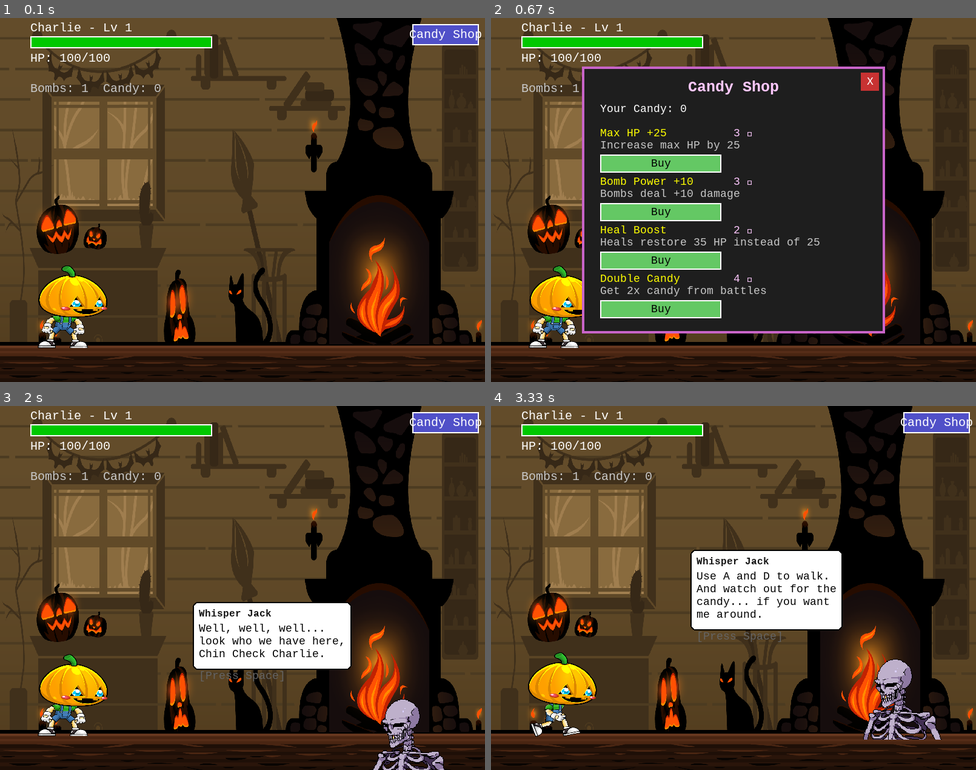
Above: before the commit, frames 1-4 (two rows, left to right).
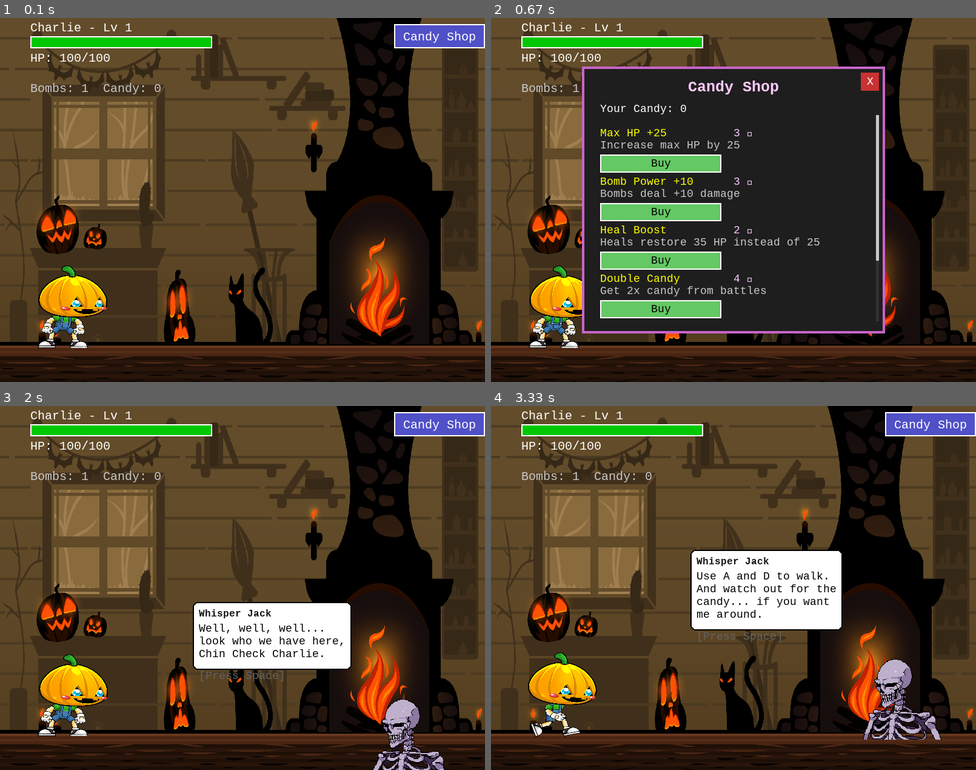
Above: after the commit, the same moments.

Repository: SapphireBloo/pygame-rpg
Game: pygame game, started from main.py
Same seed, same stepped clock (60 frames per second), same inputs: the game is played once before the commit and once after it.
Inputs:
- Up to frame 1 (0.1 s): no input
- Up to frame 2 (0.67 s): click "Candy Shop" at 0.38 s
- Up to frame 3 (2 s): click "Buy" at 0.88 s; click "X" at 1.22 s; hold D 1.5-1.97 s
- Up to frame 4 (3.33 s): hold D 2-2.47 s; hold A 2.5-3.03 s; tap Space at 2.57, 2.87, 3.13 s; hold A from 3.07 s (still down)

The runs differ from the first frame. In frame 1, 0.7% of the frame differs, in the area x 81-100%, y 1-9%; in frame 2, 0.2%; in frame 3, 0.7%; in frame 4, 0.7%.

Commit message:
Modal updates/UI cleaning.

Diff:
--- a/core/candy_shop_modal.py
+++ b/core/candy_shop_modal.py
@@ -1,4 +1,5 @@
 import pygame
+
 
 class CandyShopModal:
     def __init__(self, screen, player):
@@ -8,6 +9,7 @@
         self.title_font = pygame.font.SysFont("consolas", 28, bold=True)
         self.visible = False
         self.scroll_offset = 0
+        self.scroll_target_offset = 0
         self.scroll_speed = 20
         self.modal_rect = pygame.Rect(150, 80, 500, 440)
         self.close_button = pygame.Rect(self.modal_rect.right - 40, self.modal_rect.top + 10, 30, 30)
@@ -43,7 +45,7 @@
                 key = opt["key"]
                 owned = self.player.upgrades.get(key, False)
                 if owned:
-                    continue  # Skip owned upgrades
+                    continue
 
                 y = self.modal_rect.top + 100 + idx * 80 - self.scroll_offset
                 buy_button = pygame.Rect(self.modal_rect.left + 30, y + 45, 200, 30)
@@ -67,8 +69,9 @@
                     break
 
         elif event.type == pygame.MOUSEWHEEL:
-            self.scroll_offset -= event.y * self.scroll_speed
-            self.scroll_offset = max(0, min(self.scroll_offset, max(0, len(self.options) * 80 - 300)))
+            self.scroll_target_offset -= event.y * self.scroll_speed
+            max_scroll = max(0, len(self.options) * 80 - 300)
+            self.scroll_target_offset = max(0, min(self.scroll_target_offset, max_scroll))
 
     def try_purchase(self, opt):
         key = opt["key"]
@@ -77,10 +80,21 @@
             self.player.candy -= cost
             self.player.upgrades[key] = True
 
-            # Apply instant effects
             if key == "max_hp_plus_25":
                 self.player.max_hp += 25
                 self.player.hp += 25
+
+    def update(self):
+        if not self.visible:
+            return
+
+        # Smooth scroll towards target offset
+        diff = self.scroll_target_offset - self.scroll_offset
+        self.scroll_offset += diff * 0.2
+
+        # Clamp scroll offset
+        max_scroll = max(0, len(self.options) * 80 - 300)
+        self.scroll_offset = max(0, min(self.scroll_offset, max_scroll))
 
     def draw(self):
         if not self.visible:
@@ -107,37 +121,50 @@
         self.screen.blit(candy_text, (self.modal_rect.left + 30, self.modal_rect.top + 60))
 
         # Upgrades list
+        content_rect = pygame.Rect(self.modal_rect.left + 10, self.modal_rect.top + 80, self.modal_rect.width - 20, 340)
+        clip_rect = self.screen.get_clip()
+        self.screen.set_clip(content_rect)
+
         for idx, opt in enumerate(self.options):
             y = self.modal_rect.top + 100 + idx * 80 - self.scroll_offset
-            if self.modal_rect.top + 80 <= y <= self.modal_rect.bottom - 40:
-                name = opt["name"]
-                desc = opt["desc"]
-                cost = opt["cost"]
-                key = opt["key"]
-                owned = self.player.upgrades.get(key, False)
+            name = opt["name"]
+            desc = opt["desc"]
+            cost = opt["cost"]
+            key = opt["key"]
+            owned = self.player.upgrades.get(key, False)
 
-                name_text = self.font.render(name, True, (255, 255, 0) if not owned else (100, 255, 100))
-                desc_text = self.font.render(desc, True, (200, 200, 200))
-                cost_text = self.font.render(f"{cost} 🍬", True, (255, 200, 255))
+            name_text = self.font.render(name, True, (255, 255, 0) if not owned else (100, 255, 100))
+            desc_text = self.font.render(desc, True, (200, 200, 200))
+            cost_text = self.font.render(f"{cost} 🍬", True, (255, 200, 255))
 
-                self.screen.blit(name_text, (self.modal_rect.left + 30, y))
-                self.screen.blit(desc_text, (self.modal_rect.left + 30, y + 20))
-                self.screen.blit(cost_text, (self.modal_rect.left + 250, y))
+            self.screen.blit(name_text, (self.modal_rect.left + 30, y))
+            self.screen.blit(desc_text, (self.modal_rect.left + 30, y + 20))
+            self.screen.blit(cost_text, (self.modal_rect.left + 250, y))
 
-                if not owned:
-                    buy_button = pygame.Rect(self.modal_rect.left + 30, y + 45, 200, 30)
-                    # Change button color if hovered
-                    if idx == self.hovered_button_index:
-                        button_color = (140, 255, 140)  # lighter green on hover
-                    else:
-                        button_color = (100, 200, 100)
-                    pygame.draw.rect(self.screen, button_color, buy_button)
-                    pygame.draw.rect(self.screen, (255, 255, 255), buy_button, 2)
-                    btn_text = self.font.render("Buy", True, (0, 0, 0))
-                    self.screen.blit(btn_text, (
-                        buy_button.centerx - btn_text.get_width() // 2,
-                        buy_button.centery - btn_text.get_height() // 2
-                    ))
-                else:
-                    owned_text = self.font.render("Owned", True, (100, 255, 100))
-                    self.screen.blit(owned_text, (self.modal_rect.left + 250, y + 45))
+            if not owned:
+                buy_button = pygame.Rect(self.modal_rect.left + 30, y + 45, 200, 30)
+                button_color = (140, 255, 140) if idx == self.hovered_button_index else (100, 200, 100)
+                pygame.draw.rect(self.screen, button_color, buy_button)
+                pygame.draw.rect(self.screen, (255, 255, 255), buy_button, 2)
+                btn_text = self.font.render("Buy", True, (0, 0, 0))
+                self.screen.blit(btn_text, (
+                    buy_button.centerx - btn_text.get_width() // 2,
+                    buy_button.centery - btn_text.get_height() // 2
+                ))
+            else:
+                owned_text = self.font.render("Owned", True, (100, 255, 100))
+                self.screen.blit(owned_text, (self.modal_rect.left + 250, y + 45))
+
+        self.screen.set_clip(clip_rect)
+
+        # Scrollbar
+        total_content_height = len(self.options) * 80
+        visible_height = 340
+        if total_content_height > visible_height:
+            scrollbar_height = max(40, visible_height * visible_height // total_content_height)
+            scrollbar_track = pygame.Rect(self.modal_rect.right - 15, self.modal_rect.top + 80, 5, visible_height)
+            scroll_ratio = self.scroll_offset / max(1, total_content_height - visible_height)
+            scrollbar_top = scrollbar_track.top + int(scroll_ratio * (visible_height - scrollbar_height))
+            scrollbar_rect = pygame.Rect(scrollbar_track.left, scrollbar_top, 5, scrollbar_height)
+            pygame.draw.rect(self.screen, (50, 50, 50), scrollbar_track)
+            pygame.draw.rect(self.screen, (200, 200, 200), scrollbar_rect)
--- a/scenes/exploration_scene.py
+++ b/scenes/exploration_scene.py
@@ -75,7 +75,8 @@
 
         self.shop_modal = CandyShopModal(screen, player)
         self.show_shop_button = True
-        self.shop_button_rect = pygame.Rect(680, 10, 110, 35)
+        self.shop_button_rect = pygame.Rect(650, 10, 150, 40)
+
 
     def load_frames(self, folder_path, scale=(150, 150)):
         frames = []
@@ -124,6 +125,7 @@
 
     def handle_event(self, event):
         if self.shop_modal.visible:
+            self.shop_modal.update()
             self.shop_modal.handle_event(event)
             return
 
@@ -247,7 +249,8 @@
             label = self.font.render("Candy Shop", True, (255, 255, 255))
             self.screen.blit(label, (
                 self.shop_button_rect.centerx - label.get_width() // 2,
-                self.shop_button_rect.centery - label.get_height() // 2
+                self.shop_button_rect.centery - label.get_height() // 2 + 1
             ))
 
+
         self.shop_modal.draw()
